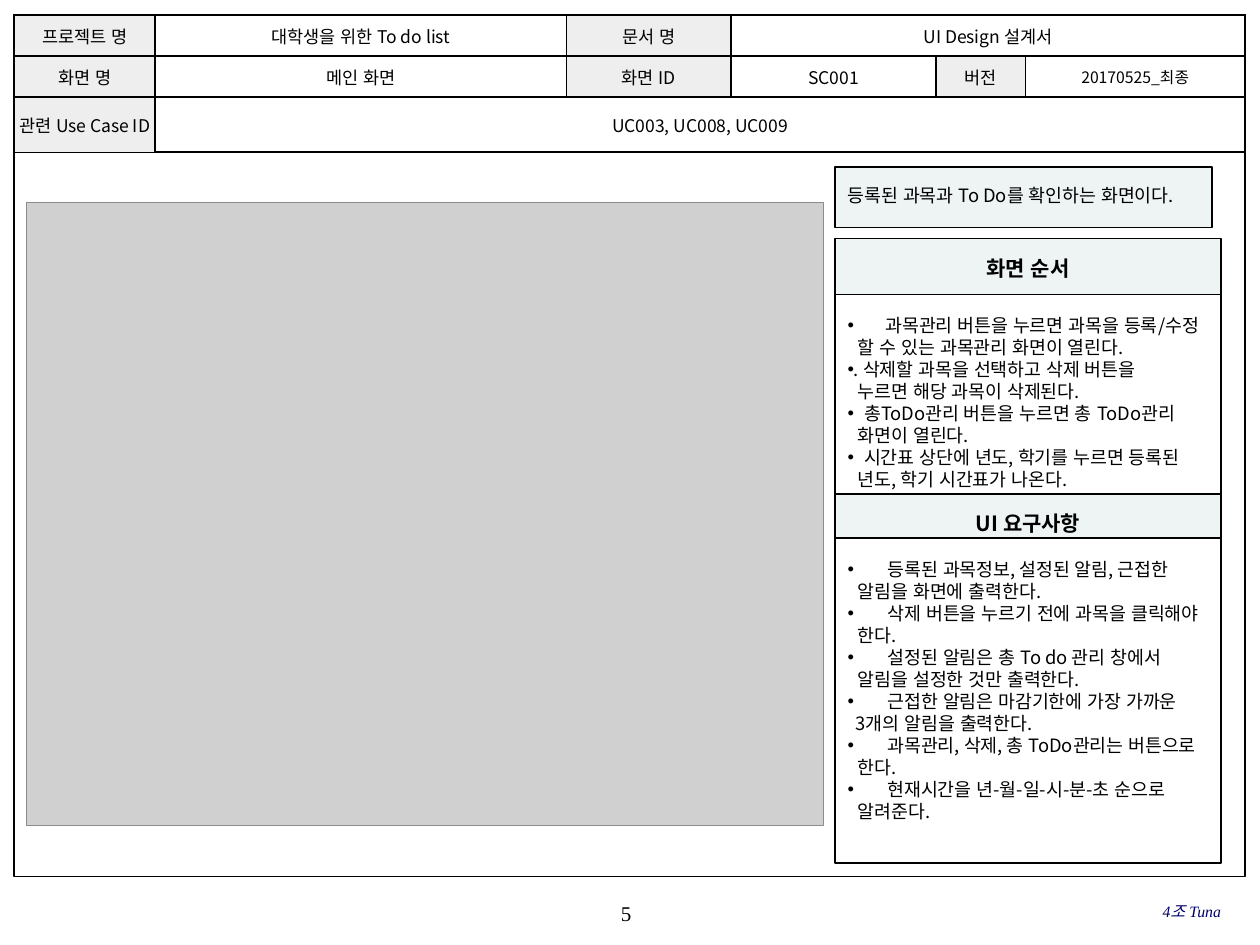
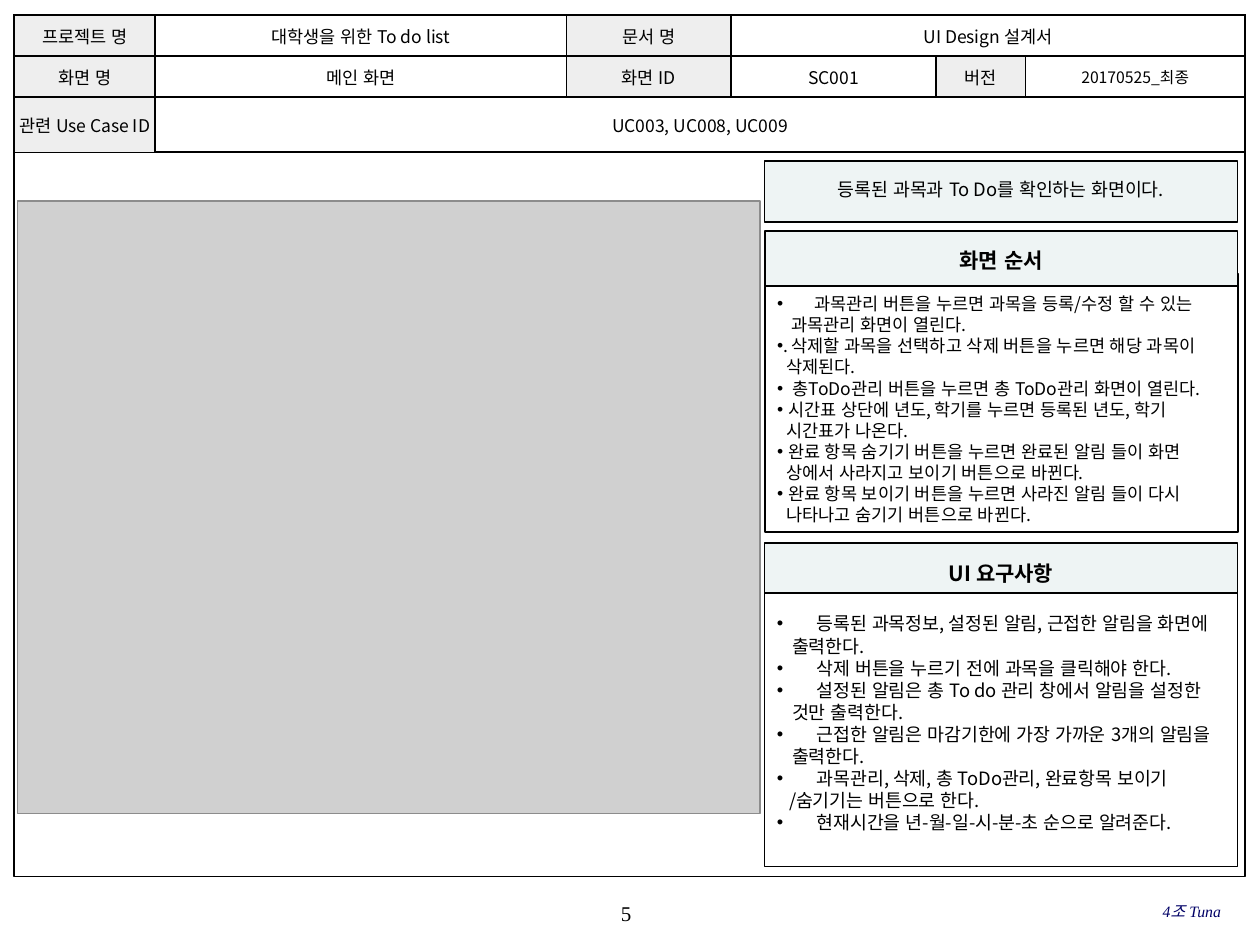
Before and after one commit to SE-admin/SE2017_4_tuna, a slide deck: slide 5 of doc/3_ 설계서/UI Design 설계서.pptx. Drawn at 1260x945 pixels with LibreOffice and Linux fonts; fonts in the diff are those of the drawing; grey boxes stand for pictures; background and template pictures are left out. Boxes give left, top, right and bottom in pixels: in the first picture for what was removed or moved away, otherwise in the second. Text is boxed around its words. In the diff, an @@ line names an element or a change of style, - is before the commit and + after.

Commit message:
#898 doc/3_ 설계서/UI Design 설계서.pptx

```diff
--- a/doc/3_ 설계서/UI Design 설계서.pptx
+++ b/doc/3_ 설계서/UI Design 설계서.pptx
@@ rectangle "등록된 과목과 To Do를 확인하는 ...": place and size @@
-rectangle "등록된 과목과 To Do를 확인하는 ..." at (835, 166, 1212, 227)
+rectangle "등록된 과목과 To Do를 확인하는 ..." at (765, 161, 1239, 222)
@@ rectangle "등록된 과목과 To Do를 확인하는 ..." at (765, 161, 1239, 222): alignment justified to centre @@
@@ picture: place and size @@
-picture at (26, 203, 823, 825)
+picture at (18, 200, 760, 813)
@@ rectangle "화면 순서": place and size @@
-rectangle "화면 순서" at (835, 238, 1221, 294)
+rectangle "화면 순서" at (765, 231, 1237, 286)
@@ rectangle "과목관리 버튼을 누르면 과목을 등록/수정 ...": place and size @@
-rectangle "과목관리 버튼을 누르면 과목을 등록/수정 ..." at (835, 295, 1221, 494)
+rectangle "과목관리 버튼을 누르면 과목을 등록/수정 ..." at (765, 273, 1239, 532)
@@ text in rectangle at (787, 295, 1200, 523): text changed; size 10.5 to 10 pt @@
-• 과목관리 버튼을 누르면 과목을 등록/수정
-할 수 있는 과목관리 화면이 열린다.
-• . 삭제할 과목을 선택하고 삭제 버튼을
-누르면 해당 과목이 삭제된다.
-• 총ToDo관리 버튼을 누르면 총 ToDo관리
-화면이 열린다.
-• 시간표 상단에 년도, 학기를 누르면 등록된
-년도, 학기 시간표가 나온다.
+• 과목관리 버튼을 누르면 과목을 등록/수정 할 수 있는
+과목관리 화면이 열린다.
+• . 삭제할 과목을 선택하고 삭제 버튼을 누르면 해당 과목이
+삭제된다.
+• 총ToDo관리 버튼을 누르면 총 ToDo관리 화면이 열린다.
+• 시간표 상단에 년도, 학기를 누르면 등록된 년도, 학기
+시간표가 나온다.
+• 완료 항목 숨기기 버튼을 누르면 완료된 알림 들이 화면
+상에서 사라지고 보이기 버튼으로 바뀐다.
+• 완료 항목 보이기 버튼을 누르면 사라진 알림 들이 다시
+나타나고 숨기기 버튼으로 바뀐다.
@@ rectangle "UI 요구사항": place and size @@
-rectangle "UI 요구사항" at (835, 494, 1221, 538)
+rectangle "UI 요구사항" at (765, 543, 1239, 593)
@@ rectangle "등록된 과목정보, 설정된 알림, 근접한 ...": place and size @@
-rectangle "등록된 과목정보, 설정된 알림, 근접한 ..." at (835, 538, 1221, 863)
+rectangle "등록된 과목정보, 설정된 알림, 근접한 ..." at (765, 592, 1239, 866)
@@ text in rectangle at (789, 614, 1210, 831): text changed @@
-• 등록된 과목정보, 설정된 알림, 근접한
-알림을 화면에 출력한다.
-• 삭제 버튼을 누르기 전에 과목을 클릭해야
-한다.
-• 설정된 알림은 총 To do 관리 창에서
-알림을 설정한 것만 출력한다.
-• 근접한 알림은 마감기한에 가장 가까운
-3개의 알림을 출력한다.
-• 과목관리, 삭제, 총 ToDo관리는 버튼으로
-한다.
-• 현재시간을 년-월-일-시-분-초 순으로
-알려준다.
+• 등록된 과목정보, 설정된 알림, 근접한 알림을 화면에
+출력한다.
+• 삭제 버튼을 누르기 전에 과목을 클릭해야 한다.
+• 설정된 알림은 총 To do 관리 창에서 알림을 설정한
+것만 출력한다.
+• 근접한 알림은 마감기한에 가장 가까운 3개의 알림을
+출력한다.
+• 과목관리, 삭제, 총 ToDo관리, 완료항목 보이기
+/숨기기는 버튼으로 한다.
+• 현재시간을 년-월-일-시-분-초 순으로 알려준다.
```
Also in this commit, not shown: 4 other slides changed.
